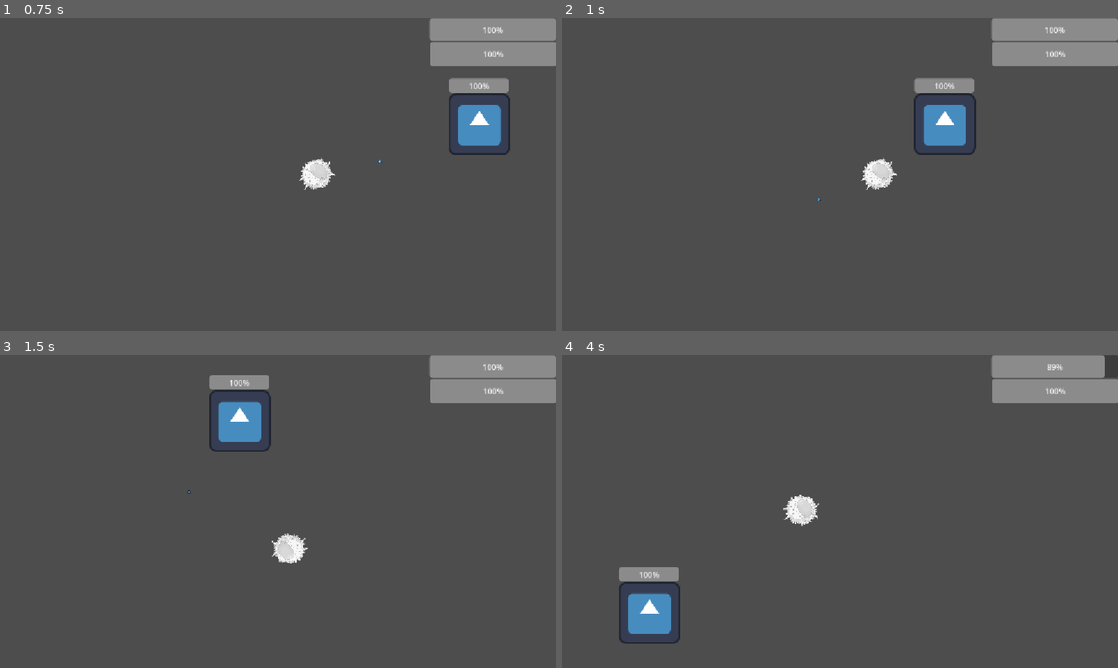
Above: before the commit, frames 1-4 (two rows, left to right).
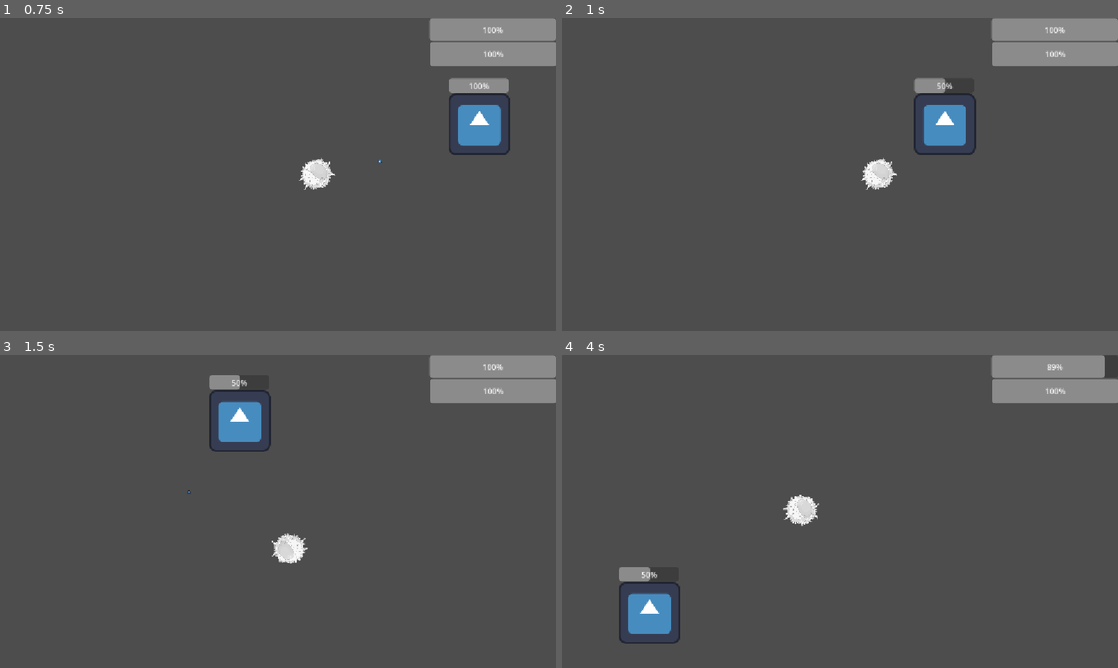
Above: after the commit, the same moments.

Repository: HippoProgrammer/game-jam-game
Game: Godot game, scene res://scenes/main-menu.tscn
The game is run twice, just before and just after one commit, with the same random seed, the same clock (stepped at 60 frames per second) and the same inputs. The engine's default icon, where the game draws it, is replaced by a stand-in: a white triangle on a blue panel in a dark square.
Inputs (mouse positions are in pixels of both pictures, inside the frame that each line leads up to):
- Up to frame 1 (0.75 s): tap Enter (ui_accept) at 0.5 s; move the mouse to (400, 158) at 0.52 s; hold Right (ui_right) from 0.53 s (still down); click (400, 158) at 0.6 s
- Up to frame 2 (1 s): keep holding Right (ui_right); tap Enter (ui_accept) at 0.77 s
- Up to frame 3 (1.5 s): move the mouse to (166, 527) at 1.27 s; release Right (ui_right) at 1.28 s; hold Down (ui_down) from 1.28 s (still down); click (166, 527) at 1.35 s
- Up to frame 4 (4 s): tap Enter (ui_accept) at 1.52, 3.02, 3.77 s; move the mouse to (895, 442) at 2.02 s; release Down (ui_down) at 2.03 s; hold Right (ui_right) 2.03-2.78 s; right-click (895, 442) at 2.1 s; click (895, 442) at 2.3 s; move the mouse to (812, 574) at 2.77 s; hold Up (ui_up) 2.78-3.53 s; click (812, 574) at 2.85 s; move the mouse to (1006, 558) at 3.52 s; hold Left (ui_left) from 3.53 s (still down); click (1006, 558) at 3.6 s

Frame 1 is identical in both runs. In frame 2, 0.3% of the frame differs, in the area x 46-75%, y 19-59%; in frame 3, 0.3%; in frame 4, 0.3%.

Commit message:
Tee Hee not SM
I was told to commit to here, so...
Mostly work on enemy receiving attacks

Diff:
--- a/project.godot
+++ b/project.godot
@@ -25,6 +25,9 @@
 Player="This is the player character"
 MMButtonIndicator="This is the selected button indicator in the main menu"
 MMButtonsContainer="The container for the buttons on the main menu"
+Antigens="The antigen must be in here"
+Toxins="All toxins should be in here"
+PlayerHealthBar="This is the player's health bar"
 
 [input]
 
--- a/scenes/HUD.tscn
+++ b/scenes/HUD.tscn
@@ -11,7 +11,7 @@
 offset_right = 1152.0
 offset_bottom = 47.0
 
-[node name="HealthBar" type="ProgressBar" parent="." unique_id=59606198]
+[node name="HealthBar" type="ProgressBar" parent="." unique_id=59606198 groups=["PlayerHealthBar"]]
 offset_left = 891.0
 offset_top = 49.0
 offset_right = 1153.0
--- a/scenes/antigen.tscn
+++ b/scenes/antigen.tscn
@@ -9,10 +9,11 @@
 [sub_resource type="CircleShape2D" id="CircleShape2D_rmea8"]
 radius = 17.591919
 
-[node name="Antigen" type="CharacterBody2D" unique_id=1750544342]
+[node name="Antigen" type="CharacterBody2D" unique_id=1750544342 groups=["Antigens"]]
 collision_layer = 4
 collision_mask = 4
 script = ExtResource("1_rmea8")
+metadata/attack_damage = 0.0
 
 [node name="Sprite2D" type="Sprite2D" parent="." unique_id=2138503294]
 scale = Vector2(0.054687526, 0.054687526)
--- a/scenes/enemies/basic_enemy.tscn
+++ b/scenes/enemy_stuff/basic_enemy.tscn
@@ -1,8 +1,8 @@
 [gd_scene format=3 uid="uid://c42rvvvlc7iwv"]
 
-[ext_resource type="Script" uid="uid://byuwvg1sm1gfe" path="res://scripts/basic_enemy.gd" id="1_7jpia"]
+[ext_resource type="Script" uid="uid://byuwvg1sm1gfe" path="res://scripts/enemy_stuff/basic_enemy.gd" id="1_7jpia"]
 [ext_resource type="Texture2D" uid="uid://dneywvfhqgxru" path="res://artwork/icon.svg" id="2_8xi43"]
-[ext_resource type="Script" uid="uid://qga0burrlqo7" path="res://scripts/enemy_nav_agent.gd" id="2_ibjif"]
+[ext_resource type="Script" uid="uid://qga0burrlqo7" path="res://scripts/enemy_stuff/enemy_nav_agent.gd" id="2_ibjif"]
 
 [sub_resource type="CanvasTexture" id="CanvasTexture_qhqgy"]
 diffuse_texture = ExtResource("2_8xi43")
@@ -20,6 +20,7 @@
 metadata/attack_range = 0.0
 metadata/needs_los = false
 metadata/los_range = 100.0
+metadata/scale = 1.0
 
 [node name="NavigationAgent2D" type="NavigationAgent2D" parent="." unique_id=507440377]
 script = ExtResource("2_ibjif")
@@ -31,17 +32,24 @@
 texture = SubResource("CanvasTexture_qhqgy")
 
 [node name="CharacterBody2D" type="CharacterBody2D" parent="Sprite2D" unique_id=1736612286]
-collision_layer = 5
 collision_mask = 4
 
 [node name="CollisionShape2D" type="CollisionShape2D" parent="Sprite2D/CharacterBody2D" unique_id=950839941]
 rotation = 0.00016523933
 shape = SubResource("RectangleShape2D_ibjif")
 
-[node name="EnemyData" type="Node" parent="." unique_id=1651614382]
+[node name="Hitbox" type="Area2D" parent="Sprite2D/CharacterBody2D" unique_id=903805313]
+collision_layer = 0
+collision_mask = 4
+
+[node name="CollisionShape2D" type="CollisionShape2D" parent="Sprite2D/CharacterBody2D/Hitbox" unique_id=1382414125]
+rotation = 0.00016523933
+shape = SubResource("RectangleShape2D_ibjif")
 
 [node name="HealthBar" type="ProgressBar" parent="." unique_id=1359599168]
 offset_left = -63.0
 offset_top = -95.0
 offset_right = 61.0
 offset_bottom = -65.0
+
+[connection signal="body_entered" from="Sprite2D/CharacterBody2D/Hitbox" to="." method="_on_hitbox_body_entered"]
--- /dev/null
+++ b/scenes/enemy_stuff/toxin.tscn
@@ -0,0 +1,24 @@
+[gd_scene format=3 uid="uid://b2h13hnxwnvsc"]
+
+[ext_resource type="Script" uid="uid://jkrfavnym865" path="res://scripts/enemy_stuff/toxin.gd" id="1_wx0fl"]
+[ext_resource type="Texture2D" uid="uid://dneywvfhqgxru" path="res://artwork/icon.svg" id="2_npgi2"]
+
+[sub_resource type="CanvasTexture" id="CanvasTexture_15cnv"]
+diffuse_texture = ExtResource("2_npgi2")
+
+[sub_resource type="CircleShape2D" id="CircleShape2D_rmea8"]
+radius = 17.591919
+
+[node name="Toxin" type="CharacterBody2D" unique_id=1750544342 groups=["Toxins"]]
+collision_layer = 2
+collision_mask = 2
+script = ExtResource("1_wx0fl")
+metadata/attack_damage = 0.0
+
+[node name="Sprite2D" type="Sprite2D" parent="." unique_id=2138503294]
+scale = Vector2(0.054687526, 0.054687526)
+texture = SubResource("CanvasTexture_15cnv")
+
+[node name="CollisionShape2D" type="CollisionShape2D" parent="." unique_id=1296605289]
+scale = Vector2(0.234375, 0.234375)
+shape = SubResource("CircleShape2D_rmea8")
--- a/scenes/main.tscn
+++ b/scenes/main.tscn
@@ -1,6 +1,6 @@
 [gd_scene format=3 uid="uid://dr5jhi3n2ka75"]
 
-[ext_resource type="PackedScene" uid="uid://c42rvvvlc7iwv" path="res://scenes/enemies/basic_enemy.tscn" id="1_jyhfs"]
+[ext_resource type="PackedScene" uid="uid://c42rvvvlc7iwv" path="res://scenes/enemy_stuff/basic_enemy.tscn" id="1_jyhfs"]
 [ext_resource type="PackedScene" uid="uid://dlfkmnvkalefo" path="res://scenes/player.tscn" id="1_sugp2"]
 [ext_resource type="Script" uid="uid://coedyelriw41n" path="res://scripts/camera_script.gd" id="2_0wfyh"]
 [ext_resource type="PackedScene" uid="uid://cilmvhpq6adfm" path="res://scenes/HUD.tscn" id="3_sugp2"]
--- a/scenes/player.tscn
+++ b/scenes/player.tscn
@@ -29,3 +29,10 @@
 
 [node name="CollisionShape2D" type="CollisionShape2D" parent="Character/CharacterBody2D" unique_id=1498245660 groups=["Player"]]
 shape = SubResource("CircleShape2D_g2els")
+
+[node name="Hitbox" type="Area2D" parent="Character/CharacterBody2D" unique_id=708347638]
+
+[node name="CollisionShape2D" type="CollisionShape2D" parent="Character/CharacterBody2D/Hitbox" unique_id=1071425055 groups=["Player"]]
+shape = SubResource("CircleShape2D_g2els")
+
+[connection signal="body_entered" from="Character/CharacterBody2D/Hitbox" to="Character" method="_on_hitbox_body_entered"]
--- a/scripts/character.gd
+++ b/scripts/character.gd
@@ -4,10 +4,6 @@
 
 @onready var antigen_spawner = $AntigenSpawner
 
-func shoot_antigen():
-	var antigen = antigen_scene.instantiate()
-	owner.add_child(antigen)
-	antigen.global_transform = antigen_spawner.global_transform
 
 # --- PLAYER STATS ---
 
@@ -16,6 +12,7 @@
 var max_glucose: float = 100.0
 var glucose: float = 100.0
 var glucose_regen: float = 5.0
+var attack_damage = 50.0
 
 signal health_changed(new_health: float, max_health: float)
 signal glucose_changed(new_glucose: float, max_glucose: float)
@@ -43,6 +40,12 @@
 
 	glucose_changed.emit.call_deferred(glucose, max_glucose)
 	health_changed.emit.call_deferred(health, max_health)
+
+func shoot_antigen():
+	var antigen = antigen_scene.instantiate()
+	owner.add_child(antigen)
+	antigen.global_transform = antigen_spawner.global_transform
+	antigen.set_meta("attack_damage",attack_damage)
 
 func dash():
 	if dashing or glucose < dash_glucose_use:
@@ -132,5 +135,19 @@
 	if health != old_health:
 		health_changed.emit(health, max_health)
 
+func _game_over() -> void:
+	# Display end screen, this is temporary
+	get_tree().quit()
+
+func _on_hitbox_body_entered(body: Node2D) -> void:
+	if not dashing:
+		if body.is_in_group("Toxins"):
+			print("Player hit")
+			health -= body.get_meta("attack_damage",0)
+			health_changed.emit.call_deferred(health, max_health)
+			body.queue_free()
+	if health <= 0:
+		_game_over()
+
 
 # obligatory pf 🏳️‍🌈
--- a/scripts/basic_enemy.gd
+++ b/scripts/enemy_stuff/basic_enemy.gd
@@ -1,12 +1,16 @@
 extends Node2D
+
+var rand : float
 
 @onready var max_health = get_meta("max_health")
 @onready var max_glucose = get_meta("max_glucose")
 
+@onready var health = max_health
+@onready var glucose = max_glucose
 
 enum State {idle, spotted, attack}
+var state := State.idle
 
-var state := State.idle
 @onready var target = get_tree().get_first_node_in_group("Player")
 
 @onready var nav: NavigationAgent2D = $NavigationAgent2D
@@ -14,6 +18,9 @@
 
 @onready var movement_speed = get_meta("movement_speed")
 var movement_delta: float
+
+# --- Cloning ---
+var probability_health_change = 100
 
 # --- Health Bar ---
 
@@ -55,8 +62,6 @@
 	else:
 		return State.idle
 
-
-
 # then we can just derive behavoiur from here, ie. state idle has its own distinct behavoiur from attack...
 
 func _chase(delta) -> void:
@@ -79,16 +84,35 @@
 
 func _ready() -> void:
 	nav.velocity_computed.connect(Callable(_on_velocity_computed))
-	_change_health(100.0, 100.0)
+	_change_health(health, max_health)
 
 func _physics_process(delta: float) -> void:
 	state = _check_state()
 	if state == State.spotted:
 		_spotted(delta)
 
-
 func _on_velocity_computed(safe_velocity: Vector2) -> void: #https://docs.godotengine.org/en/stable/tutorials/navigation/navigation_using_navigationagents.html
 	global_position += safe_velocity * get_physics_process_delta_time()
+
+func _duplicate_self() -> void:
+	# Make an animation, add that here
+
+	var new_enemy = duplicate()
+	if randf() * 100 <= probability_health_change:
+		rand = randf_range(0.9,1.2)
+		new_enemy.set_meta("max_health",get_meta("max_health")*rand)
+		new_enemy.set_meta("scale",new_enemy.get_meta("scale")*rand)
+		new_enemy.scale *= rand
+	get_parent().call_deferred("add_child",new_enemy)
+
+func _on_hitbox_body_entered(body: Node2D) -> void:
+	if body.is_in_group("Antigens"):
+		print(name," hit")
+		health -= body.get_meta("attack_damage")
+		_change_health(health,max_health)
+		body.queue_free()
+	if health <= 0:
+		queue_free()
 
 
 
--- /dev/null
+++ b/scripts/enemy_stuff/toxin.gd
@@ -0,0 +1,16 @@
+extends CharacterBody2D
+
+var speed = 750
+var bounces: int = 0
+const max_bounces: int = 2
+
+func _physics_process(delta):
+	position += transform.x * speed * delta
+
+	var collision = move_and_collide(transform.x * speed * delta)
+	if collision:
+		bounces += 1
+		if bounces > max_bounces:
+			queue_free()
+		else:
+			rotation = transform.x.bounce(collision.get_normal()).angle()
Renamed: scripts/basic_enemy.gd.uid -> scripts/enemy_stuff/basic_enemy.gd.uid
Renamed: scripts/enemy_nav_agent.gd -> scripts/enemy_stuff/enemy_nav_agent.gd
Renamed: scripts/enemy_nav_agent.gd.uid -> scripts/enemy_stuff/enemy_nav_agent.gd.uid
Not shown, added: scripts/enemy_stuff/toxin.gd.uid
